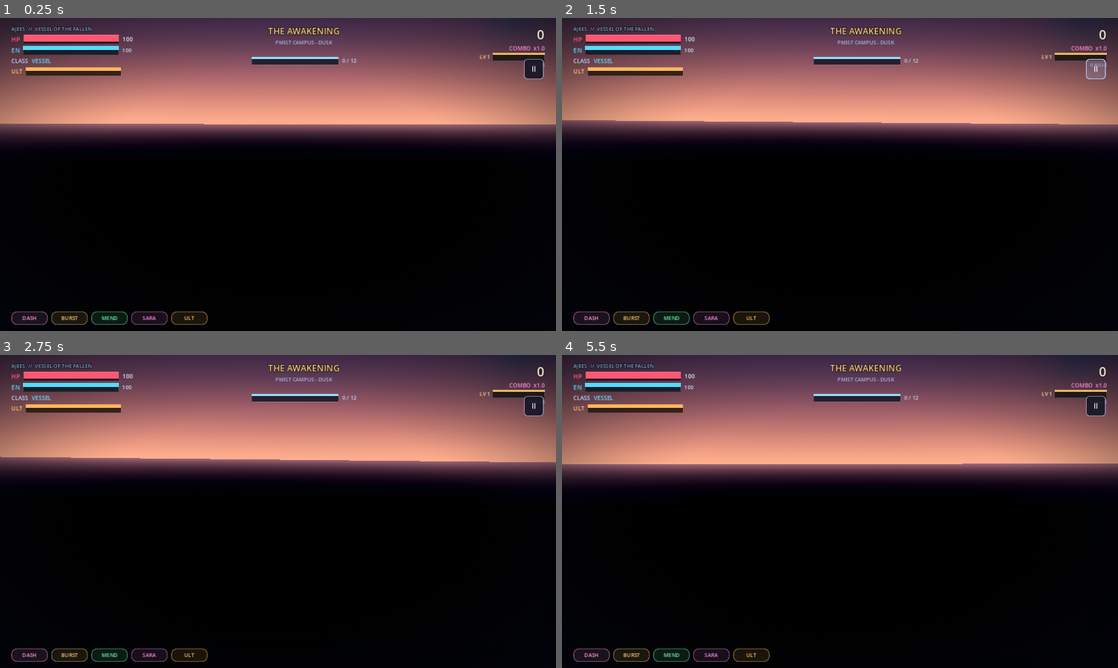
Above: before the commit, frames 1-4 (two rows, left to right).
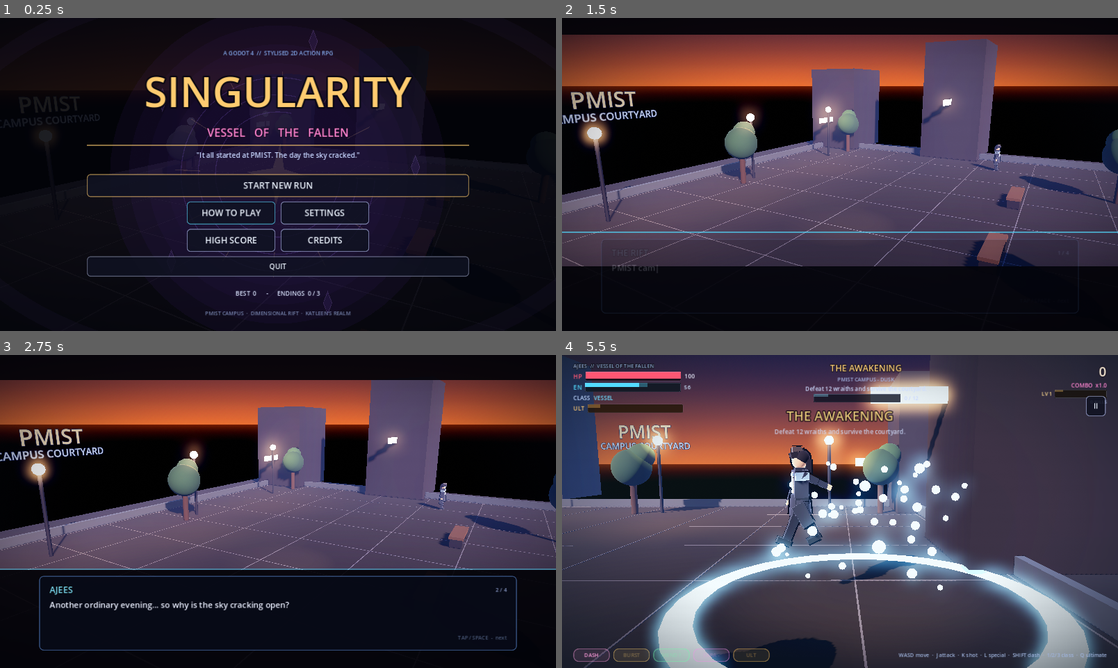
Above: after the commit, the same moments.

Repository: abdulkather82821-shadow/Singularity-Mobile-game
Game: Godot game, scene res://res/scenes/main.tscn
Same seed, same stepped clock (60 frames per second), same inputs: the game is played once before the commit and once after it. Sound files missing from this copy of the repository are replaced by a short silence.
Inputs (mouse positions are in pixels of both pictures, inside the frame that each line leads up to):
- Up to frame 1 (0.25 s): no input
- Up to frame 2 (1.5 s): click "II" (after the commit: "START NEW RUN") at 0.5 s; click "II" (after the commit: "BEGIN") at 1.25 s
- Up to frame 3 (2.75 s): tap Enter at 2 s; move the mouse to (400, 495) at 2.02 s; hold D (move_right) from 2.03 s (still down); hold J (attack) from 2.03 s (still down); click (400, 495) at 2.17 s; tap Space (jump) at 2.27 s
- Up to frame 4 (5.5 s): release D (move_right) at 2.75 s; release J (attack) at 2.75 s; drag from (728, 527) to (812, 574) at 2.77 s; move the mouse to (895, 442) at 3.52 s; hold D (move_right) 3.53-4.25 s; hold H (heal) 3.53-4.25 s; drag from (812, 574) to (673, 464) at 4.27 s; move the mouse to (1006, 558) at 5.02 s; hold A (move_left) from 5.03 s (still down); hold L (special) from 5.03 s (still down); tap Space (jump) at 5.27 s

The runs differ from the first frame. In frame 1, 69% of the frame differs, in the area x 0-100%, y 0-100%; in frame 2, 74%; in frame 3, 65%; in frame 4, 89%, in the area x 0-100%, y 1-100%.
Error before the commit: Parse Error: Identifier "ruler" not declared in the current scope. (res://res/scripts/main.gd:1489)

Commit message:
fix(shot): drop the leftover ruler probe references
Co-authored-by: arena-agent <297053741+arena-agent@users.noreply.github.com>

Diff:
--- a/res/scripts/main.gd
+++ b/res/scripts/main.gd
@@ -1486,10 +1486,8 @@
 		var f2: Vector2 = camera_rig.camera.unproject_position(player.global_position)
 		var h2: Vector2 = camera_rig.camera.unproject_position(
 			player.global_position + Vector3(0.0, player.rig.height, 0.0))
-		var r_up: Vector2 = camera_rig.camera.unproject_position(ruler.global_position + Vector3(0.0, 0.9, 0.0))
-		var r_dn: Vector2 = camera_rig.camera.unproject_position(ruler.global_position + Vector3(0.0, -0.9, 0.0))
-		print("SHOT live feet=%s head=%s player_px=%.0f ruler_px=%.0f cam=%s dist=%.2f" % [
-			str(f2), str(h2), absf(f2.y - h2.y), absf(r_up.y - r_dn.y),
+		print("SHOT live feet=%s head=%s player_px=%.0f cam=%s dist=%.2f" % [
+			str(f2), str(h2), absf(f2.y - h2.y),
 			str(camera_rig.camera.global_position),
 			player.global_position.distance_to(camera_rig.camera.global_position)
 		])
